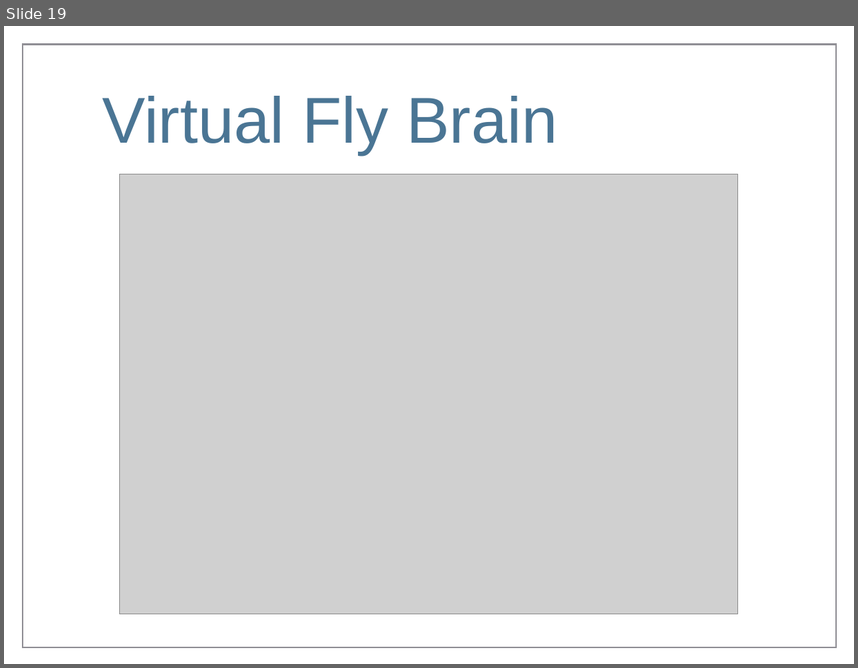
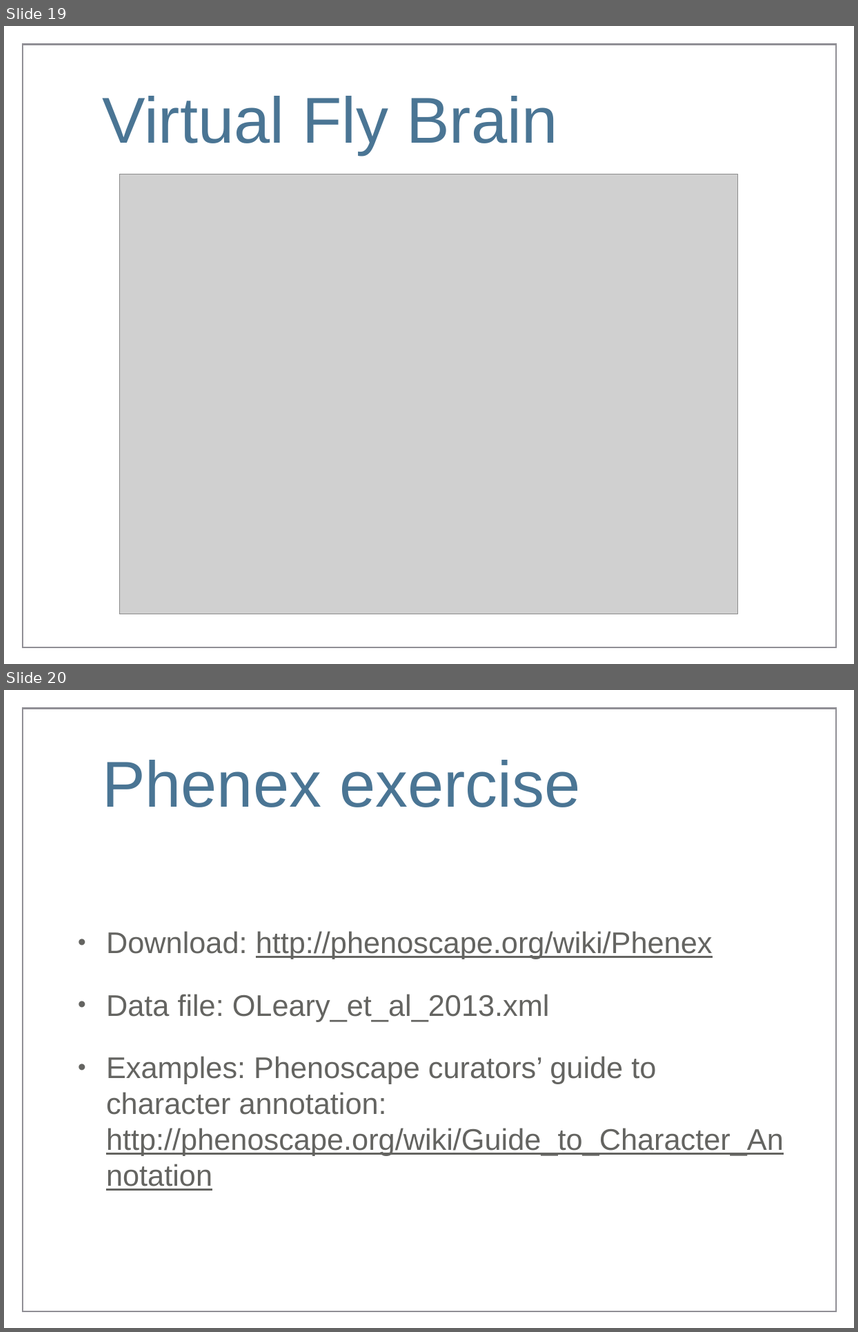
Before and after one commit to NESCent/ontologies-in-evobio-course-2013, a slide deck: material_for_course/tues/phenotype_annotation.ppt. Shown one above the other, each under a label of ours: slide 19 before the commit, slides 19 and 20 after it. The pictures are 858x668 and 858x1332 pixels, drawn with LibreOffice and Linux fonts; fonts in the diff are those of the drawing; grey boxes stand for pictures; background and template pictures are left out. Boxes give left, top, right and bottom in pixels: in the first picture for what was removed or moved away, otherwise in the second. Text is boxed around its words. In the diff, an @@ line names an element or a change of style, - is before the commit and + after.

Commit message:
Updated presentation.

```diff
--- a/material_for_course/tues/phenotype_annotation.ppt
+++ b/material_for_course/tues/phenotype_annotation.ppt
@@ slide 20 added at box(4, 690, 854, 1328), background picture (left out); not listed: 1 template element that a slide beside it also shows @@
@@ title added at box(102, 760, 580, 807), 78 pt, text #4A7594 @@
+Phenex exercise
@@ text added at box(106, 931, 784, 1156), 36 pt, text #646461 @@
+• Download: http://phenoscape.org/wiki/Phenex
+• Data file: OLeary_et_al_2013.xml
+• Examples: Phenoscape curators’ guide to character annotation: http://phenoscape.org/wiki/Guide_to_Character_Annotation
```
